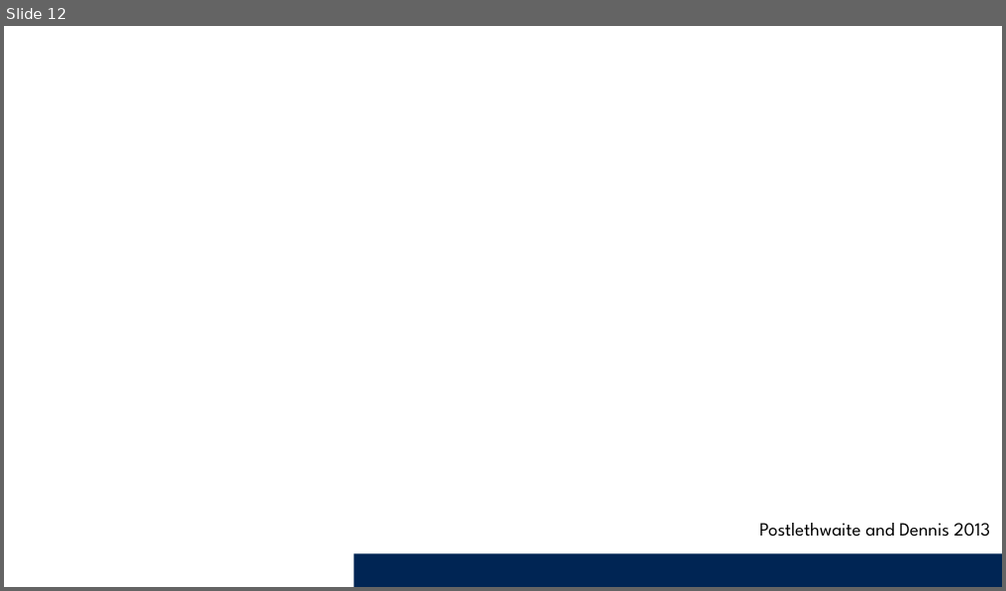
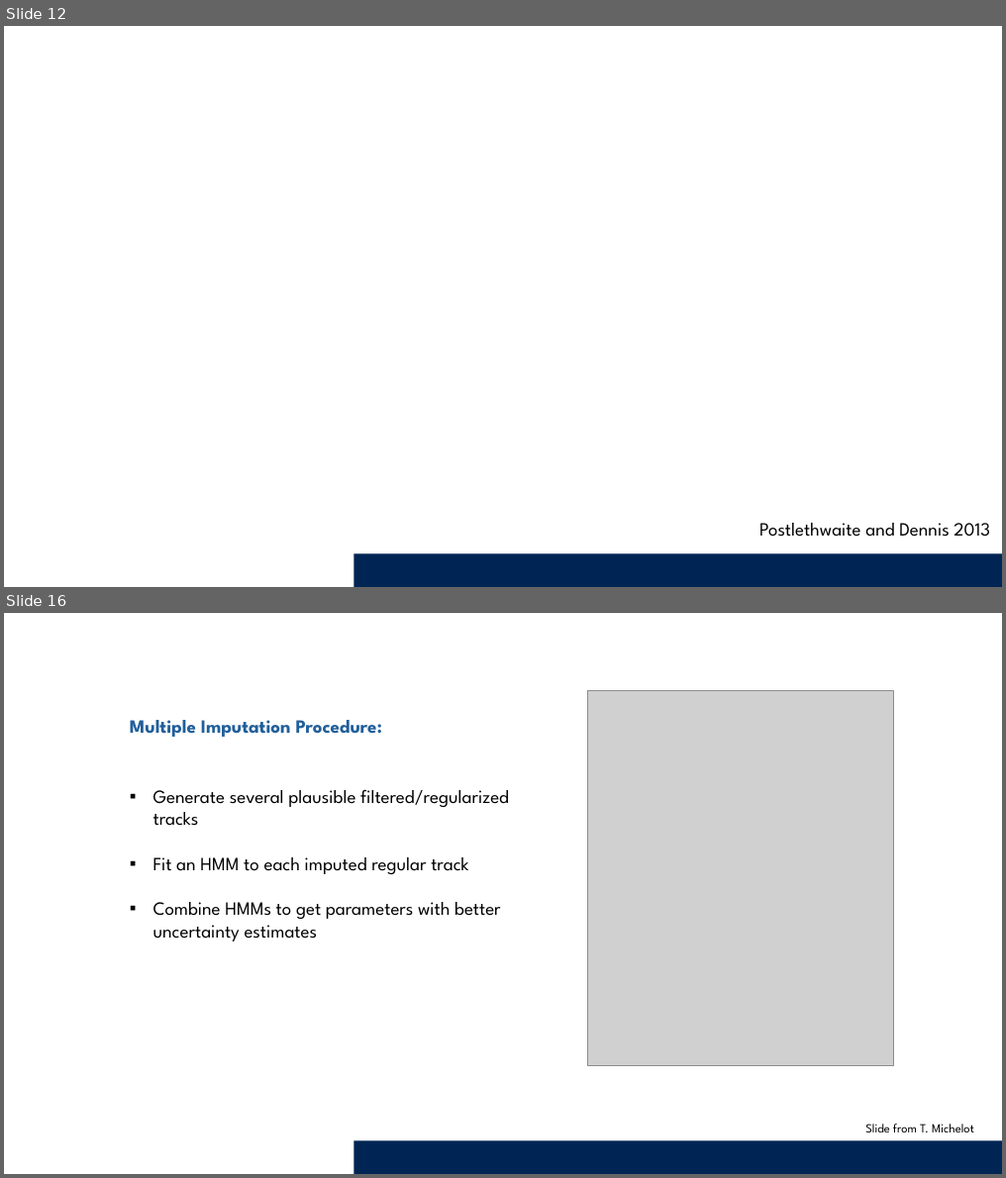
Before and after one commit to Animal-Movements/China_2026, a slide deck: Day5_BehaviourAnalysis_PT2/Presentation/2_IntroAnimalMovements_HMMs.pptx. Shown one above the other, each under a label of ours: slide 12 before the commit, slides 12 and 16 after it; the slides between them are not shown. The pictures are 1006x591 and 1006x1178 pixels, drawn with LibreOffice and Linux fonts; fonts in the diff are those of the drawing; grey boxes stand for pictures; background and template pictures are left out. Boxes give left, top, right and bottom in pixels: in the first picture for what was removed or moved away, otherwise in the second. Text is boxed around its words. In the diff, an @@ line names an element or a change of style, - is before the commit and + after.

Commit message:
Update to Powerpoint - HMMs

```diff
--- a/Day5_BehaviourAnalysis_PT2/Presentation/2_IntroAnimalMovements_HMMs.pptx
+++ b/Day5_BehaviourAnalysis_PT2/Presentation/2_IntroAnimalMovements_HMMs.pptx
@@ slide 16 added at bbox=[4, 613, 1002, 1174], background #FFFFFF; not listed: 1 template element that a slide beside it also shows @@
@@ picture added at bbox=[587, 691, 893, 1065] @@
@@ text added at bbox=[130, 720, 382, 737], 18 pt, text #215F9A, bold @@
+Multiple Imputation Procedure:
@@ text added at bbox=[153, 789, 509, 942], 18 pt, text #000000 @@
+▪ Generate several plausible filtered/regularized tracks
+▪ Fit an HMM to each imputed regular track
+▪ Combine HMMs to get parameters with better uncertainty estimates
@@ text added at bbox=[865, 1124, 974, 1133], 12 pt, text #000000 @@
+Slide from T. Michelot
```
Also in this commit, not shown: 5 slides changed, 3 other slides added, 1 other file.
